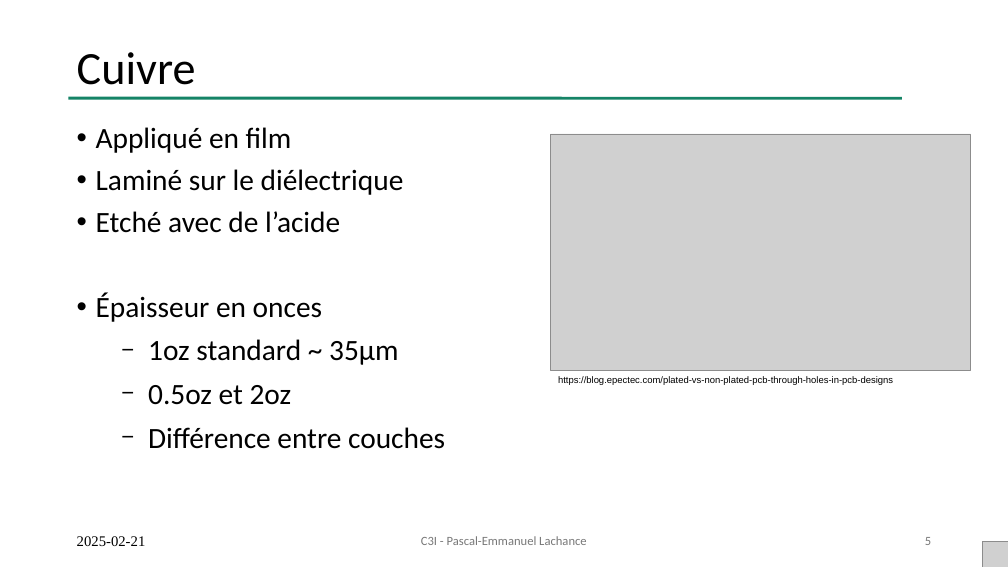
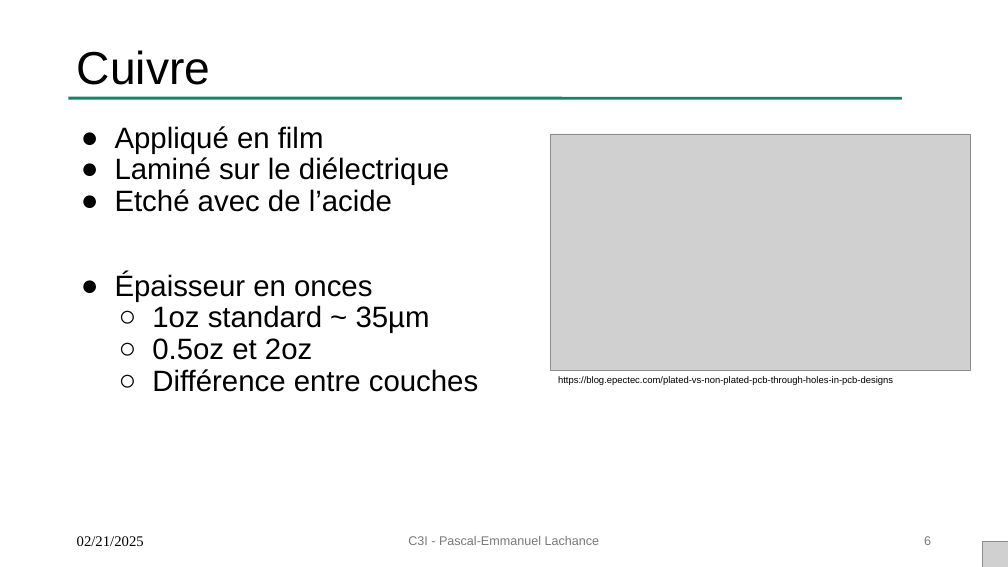
Before and after one commit to Raesangur/PPPPP, a slide deck: slide 6 of 01 - Comment est fabriqué un PCB/PPPPP 01 - Comment est fabriqué un PCB.pptx (slide 5 before the commit). Drawn at 1008x567 pixels with LibreOffice and Linux fonts; fonts in the diff are those of the drawing; grey boxes stand for pictures. Boxes give left, top, right and bottom in pixels: in the first picture for what was removed or moved away, otherwise in the second. Text is boxed around its words. In the diff, an @@ line names an element or a change of style, - is before the commit and + after.

```diff
--- a/01 - Comment est fabriqué un PCB/PPPPP 01 - Comment est fabriqué un PCB.pptx
+++ b/01 - Comment est fabriqué un PCB/PPPPP 01 - Comment est fabriqué un PCB.pptx
@@ title "Cuivre" at (77, 50, 210, 85): font Calibri to Arial @@
@@ text "Appliqué en film" at (115, 126, 478, 392): font Calibri to Arial; bullet • to ●; less space between paragraphs; bullet − to ○ @@
@@ text at (77, 536, 144, 546): text changed @@
-2025-02-21
+02/21/2025
@@ text "C3I - Pascal-Emmanuel Lachance" at (408, 536, 600, 545): font Calibri to Arial @@
@@ page number at (924, 536, 931, 545): text changed; font Calibri to Arial @@
-5
+6
```
Also in this commit, not shown: 8 other slides changed, 4 slides added, 5 other files.
